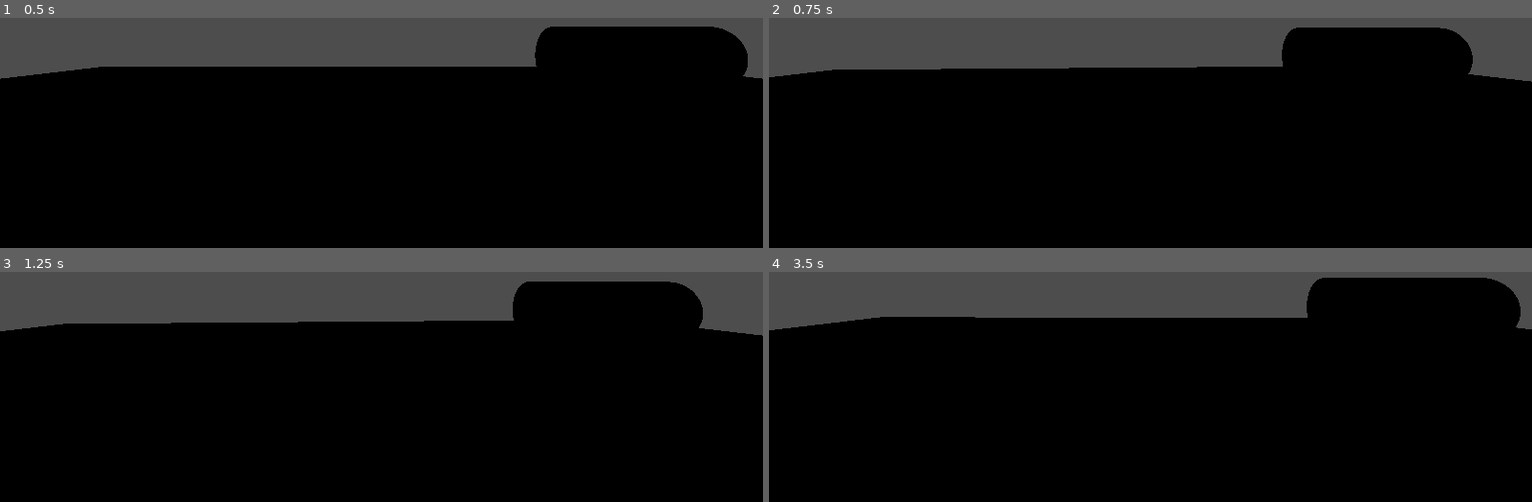
Above: before the commit, frames 1-4 (two rows, left to right).
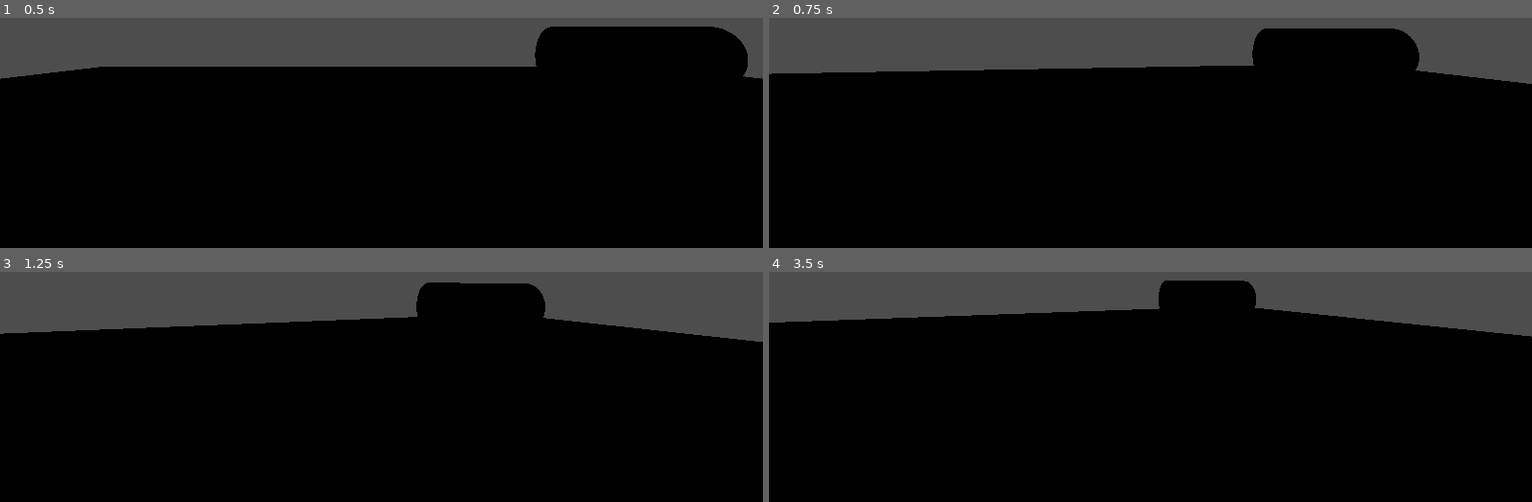
Above: after the commit, the same moments.

Repository: Area9579/ReverseFishing
Game: Godot game, scene res://Boat/boat_test_scene.tscn
Two runs of this game, one before a commit and one after it. Both use one fixed random seed, a clock stepped at 60 frames per second and the inputs below. The project has no main scene, so this scene is started directly.
Inputs (mouse positions are in pixels of both pictures, inside the frame that each line leads up to):
- Up to frame 1 (0.5 s): no input
- Up to frame 2 (0.75 s): tap Enter at 0.5 s; move the mouse to (1188, 31) at 0.52 s; hold D (Right) from 0.53 s (still down); tap E (Interact) at 0.6 s
- Up to frame 3 (1.25 s): keep holding D (Right)
- Up to frame 4 (3.5 s): move the mouse to (1112, 290) at 1.27 s; release D (Right) at 1.28 s; hold A (Left) 1.28-2.03 s; tap E (Interact) at 1.35, 2.1, 2.85 s; move the mouse to (1165, 281) at 2.02 s; hold D (Right) from 2.03 s (still down); move the mouse to (1142, 295) at 2.77 s

Frame 1 is identical in both runs. In frame 2, 2.5% of the frame differs, in the area x 0-100%, y 4-29%; in frame 3, 7.1%; in frame 4, 8.6%, in the area x 0-100%, y 2-29%.

Commit message:
boat rope fixed YIPPEE

Diff:
--- a/reversefishing/Boat/boat_controller.gd
+++ b/reversefishing/Boat/boat_controller.gd
@@ -41,10 +41,10 @@
 	if Input.is_action_pressed("Left") or Input.is_action_pressed("Right"):
 
 		turnDirection = Input.get_axis("Left", "Right")
-		rotation_degrees.y = lerp(rotation_degrees.y,rotation_degrees.y + (-varBoatSpeed * 3 * turnDirection), exp(-500 * delta))
-		velocity = lerp(velocity, (forwardVector * (varBoatSpeed + baseBoatSpeed)), exp(-500 * delta))
+		rotation_degrees.y = lerp(rotation_degrees.y,rotation_degrees.y + (-varBoatSpeed * 3 * turnDirection), delta * 5)
+		velocity = lerp(velocity, (forwardVector * (varBoatSpeed + baseBoatSpeed)), delta)
 	else:
-		velocity = lerp(velocity, Vector3.ZERO, exp(-1000 * delta))
+		velocity = lerp(velocity, Vector3.ZERO, delta)
 
 	if Input.is_action_just_pressed("Interact"):
 		SignalBus.emit_signal("interact")
--- a/reversefishing/Boat/boat_controller.tscn
+++ b/reversefishing/Boat/boat_controller.tscn
@@ -30,7 +30,7 @@
 mesh = SubResource("SphereMesh_o4dir")
 
 [node name="PreserverMarker" type="Marker3D" parent="."]
-transform = Transform3D(1, 0, 0, 0, 1, 0, 0, 0, 1, 0, 0, 4)
+transform = Transform3D(1, 0, 0, 0, 1, 0, 0, 0, 1, 0, 0, 1)
 
 [node name="RopeAttachPoint" type="StaticBody3D" parent="."]
 transform = Transform3D(1, 0, 0, 0, 1, 0, 0, 0, 1, 0, 0, 1.05455)
--- a/reversefishing/Rope/rope.tscn
+++ b/reversefishing/Rope/rope.tscn
@@ -13,7 +13,7 @@
 height = 0.5
 
 [node name="Rope" type="Node3D"]
-transform = Transform3D(-1, 0, 8.74228e-08, 0, 1, 0, -8.74228e-08, 0, -1, 0, 0, -2)
+transform = Transform3D(-1, 0, 8.74228e-08, 0, 1, 0, -8.74228e-08, 0, -1, 0, 0, 1)
 script = ExtResource("1_wlbtu")
 
 [node name="RopeBody1" type="RigidBody3D" parent="."]
@@ -72,7 +72,7 @@
 
 [node name="ConnectionMarker" type="Marker3D" parent="Life Preserver"]
 unique_name_in_owner = true
-transform = Transform3D(-1, 0, 8.74228e-08, 0, 1, 0, -8.74228e-08, 0, -1, 3.49691e-07, 0, 4)
+transform = Transform3D(-1, 0, 8.74228e-08, 0, 1, 0, -8.74228e-08, 0, -1, 3.49691e-07, 0, 1)
 
 [node name="Joints" type="Node3D" parent="."]
 
